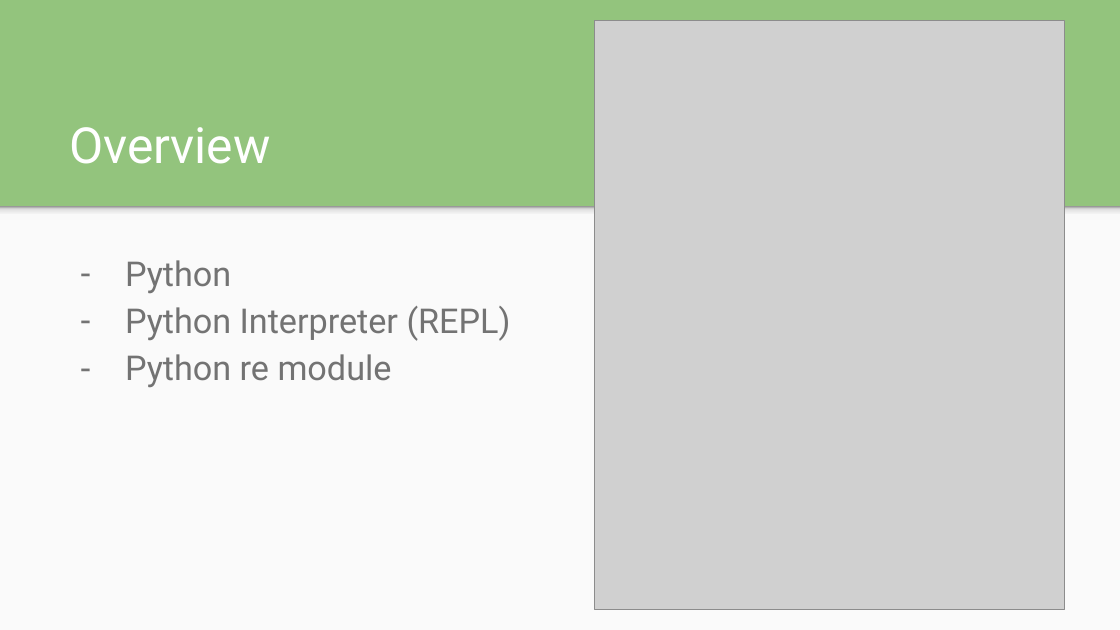
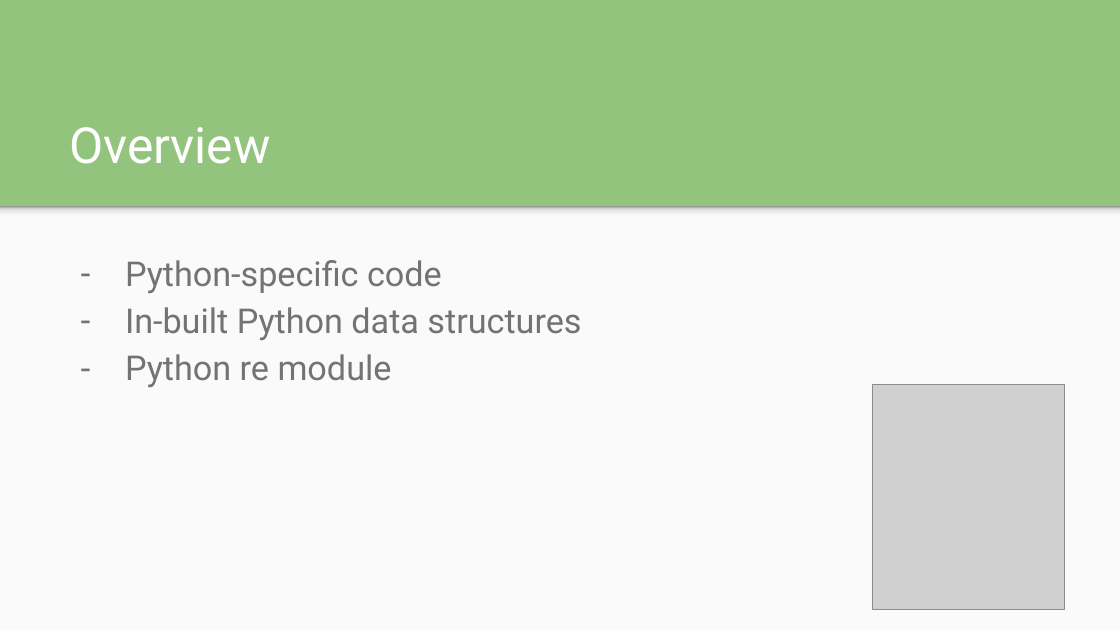
Before and after one commit to xela6134/study-materials, a slide deck: slide 3 of COMP2041/week7/Week7.pptx. Drawn at 1120x630 pixels with LibreOffice and Linux fonts; fonts in the diff are those of the drawing; grey boxes stand for pictures. Boxes give left, top, right and bottom in pixels: in the first picture for what was removed or moved away, otherwise in the second. Text is boxed around its words. In the diff, an @@ line names an element or a change of style, - is before the commit and + after.

```diff
--- a/COMP2041/week7/Week7.pptx
+++ b/COMP2041/week7/Week7.pptx
@@ text at box(125, 260, 581, 340): text changed @@
-– Python
-– Python Interpreter (REPL)
+– Python-specific code
+– In-built Python data structures
@@ picture: place and size @@
-picture at box(595, 20, 1065, 609)
+picture at box(872, 385, 1064, 610)
```
Also in this commit, not shown: 7 other slides changed, 12 other files.
